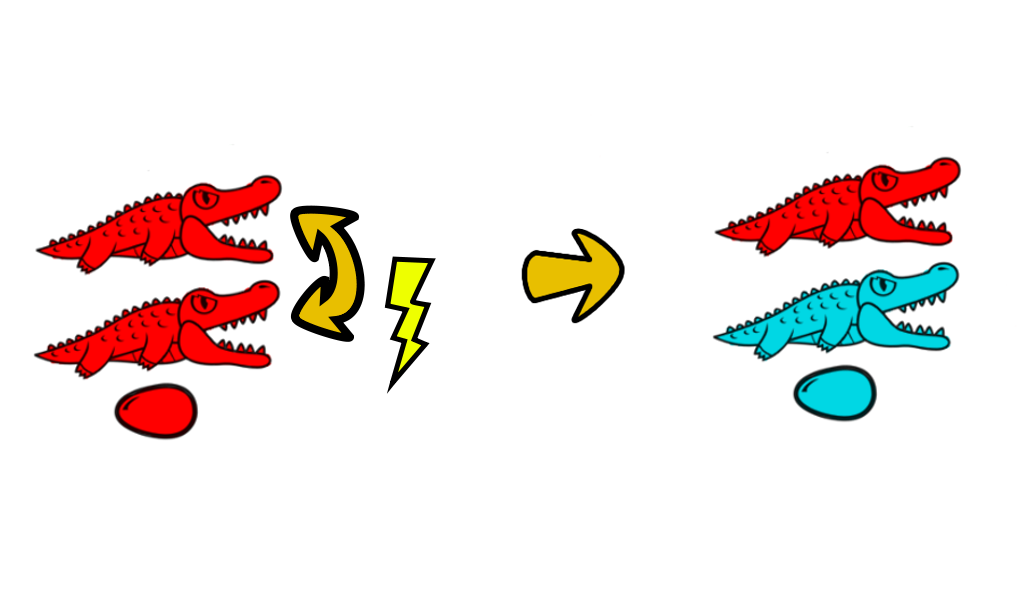
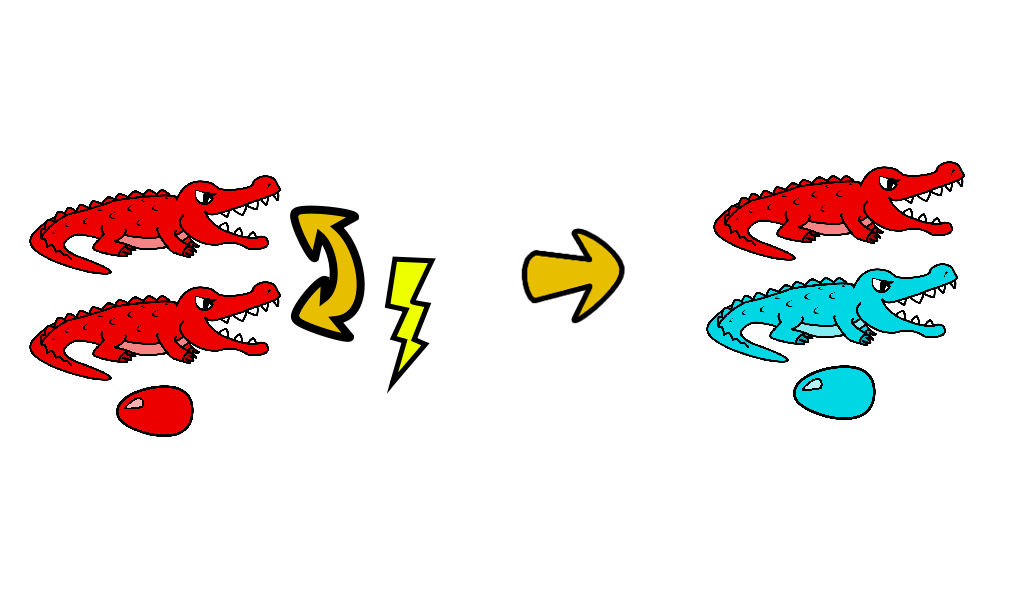
Two versions of the same layered image (1024 x 600). Layer-by-layer changes:
added layer "Eingefügte Ebene #6" above "Eingefügte Ebene #5" over 793, 365, 876, 420
added layer "Eingefügte Ebene #5" above "Eingefügte Ebene #4" over 706, 263, 958, 363
added layer "Eingefügte Ebene #4" above "Eingefügte Ebene #3" over 29, 281, 281, 381
added layer "Eingefügte Ebene #3" above "Eingefügte Ebene #2" over 29, 175, 281, 275
added layer "Eingefügte Ebene #2" above "Eingefügte Ebene #1" over 713, 161, 965, 261
added layer "Eingefügte Ebene #1" above "Eingefügte Ebene#1" over 116, 385, 194, 437
removed layer "Eingefügte Ebene-Kopie" over 712, 126, 965, 423
removed layer "Eingefügte Ebene" over 33, 144, 283, 441
